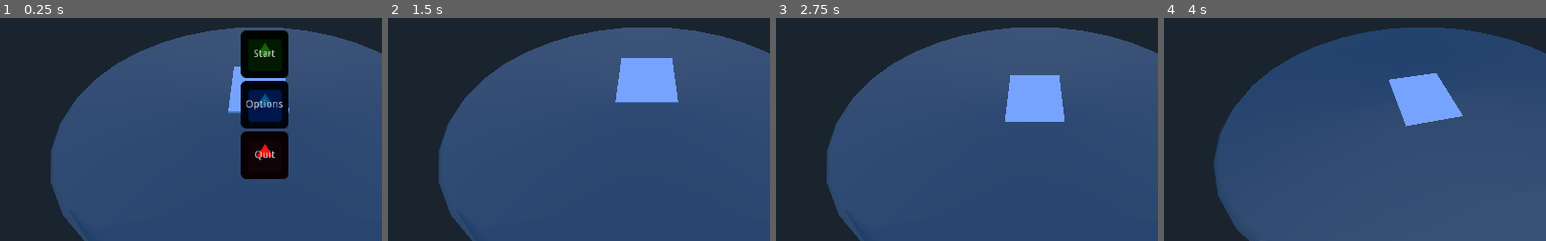
Above: before the commit, frames 1-4 (left to right).
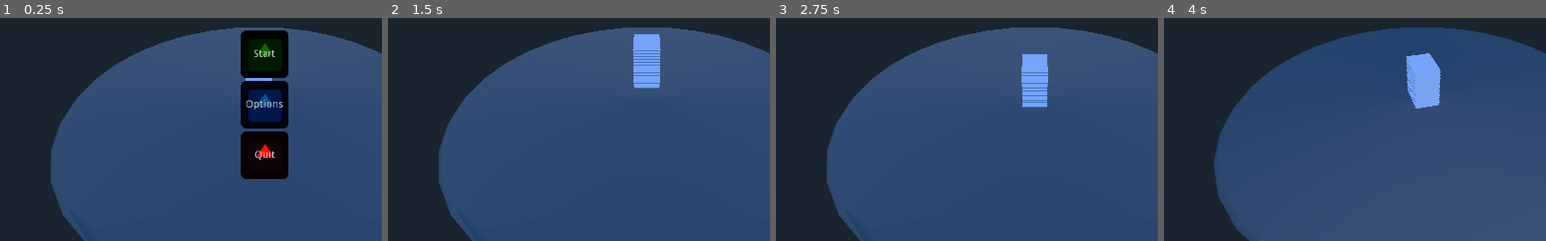
Above: after the commit, the same moments.

Repository: The-Godot-Jamers/LD41-Godot
Game: Godot game, scene res://objects/main.tscn
Two runs of this game, one before a commit and one after it. Both use one fixed random seed, a clock stepped at 60 frames per second and the inputs below. The engine's default icon, where the game draws it, is replaced by a stand-in: a white triangle on a blue panel in a dark square.
Inputs (mouse positions are % of the whole screen's width and height, from its top left):
- Up to frame 1 (0.25 s): no input
- Up to frame 2 (1.5 s): click (51, 39) at 0.5 s; tap Enter (ui_accept) at 1.25 s; tap 1 (1) at 1.35 s
- Up to frame 3 (2.75 s): tap Enter (ui_accept) at 1.52, 2.27 s; tap 1 (1) at 2.1 s
- Up to frame 4 (4 s): tap Enter (ui_accept) at 2.75, 3.77 s; hold Left (cam_rotate_left) 2.78-3.53 s; tap 1 (1) at 3.05, 3.8 s; tap Right (cam_rotate_right) at 3.6 s
The pictures show only the part of the screen within x 16-66%, y 31-81%; the shares and areas given below are measured in that part.

The runs differ from the first frame. In frame 1, 0.6% of the frame differs, in the area x 59-76%, y 21-43%; in frame 2, 3.0%, in the area x 59-76%, y 7-39%; in frame 3, 2.9%; in frame 4, 2.8%.

Commit message:
recorrect card

Diff:
--- a/3d.tscn
+++ b/3d.tscn
@@ -12,7 +12,7 @@
 
 radius = 6.89043
 
-[node name="3d" type="Node"]
+[node name="3d" type="Node" index="0"]
 
 script = ExtResource( 1 )
 
--- a/objects/card.gd
+++ b/objects/card.gd
@@ -10,9 +10,9 @@
 	pass
 
 func flip():
-	$AnimationPlayer.play("flip")
+	$MeshInstance/AnimationPlayer.play("flip")
 func flip_back():
-	$AnimationPlayer.play("flip back")
+	$MeshInstance/AnimationPlayer.play("flip back")
 
 
 func mouse_over():
--- a/objects/card.tscn
+++ b/objects/card.tscn
@@ -79,16 +79,19 @@
 	}
 }"
 
-[sub_resource type="ShaderMaterial" id=7]
+[sub_resource type="ShaderMaterial" id=4]
 
 render_priority = 0
-shader = SubResource( 6 )
+shader = SubResource( 3 )
 shader_param/mouse_over = false
 _sections_unfolded = [ "shader_param" ]
 
-[sub_resource type="Animation" id=3]
-
-resource_name = "flip"
+[sub_resource type="ConvexPolygonShape" id=5]
+
+points = PoolVector3Array( -1, 0.0249939, 1.5, 1, 0.0249939, -1.5, 1, 0.0249939, 1.5, -1, 0.0249939, -1.5, -1, -0.0249939, 1.5, 1, -0.0249939, -1.5, 1, -0.0249939, 1.5, -1, -0.0249939, -1.5, 1, 0.0249939, 1.5, -1, 0.0249939, -1.5, 1, 0.0249939, -1.5, -1, 0.0249939, 1.5, 1, -0.0249939, 1.5, -1, -0.0249939, -1.5, 1, -0.0249939, -1.5, -1, -0.0249939, 1.5, 1, 0.0249939, 1.5, -1, -0.0249939, 1.5, -1, 0.0249939, 1.5, 1, -0.0249939, 1.5, 1, 0.0249939, -1.5, -1, -0.0249939, -1.5, -1, 0.0249939, -1.5, 1, -0.0249939, -1.5 )
+
+[sub_resource type="Animation" id=6]
+
 length = 2.0
 loop = false
 step = 0.1
@@ -105,7 +108,7 @@
 "values": [ Vector3( 0, 0, 0 ), Vector3( 0, 0.8, 0 ), Vector3( 0, 0.8, 0 ), Vector3( 0, 0.8, 0 ), Vector3( 0, 0, 0 ) ]
 }
 tracks/1/type = "value"
-tracks/1/path = NodePath(".:transform")
+tracks/1/path = NodePath(".:rotation_degrees")
 tracks/1/interp = 1
 tracks/1/loop_wrap = true
 tracks/1/imported = false
@@ -114,41 +117,16 @@
 "times": PoolRealArray( 0, 0.5, 1, 1.5, 2 ),
 "transitions": PoolRealArray( 1, 1, 1, 1, 1 ),
 "update": 0,
-"values": [ Transform( 1, 0, 0, 0, 1, 0, 0, 0, 1, 0, 0, 0 ), Transform( 1, 0, 0, 0, 1, 0, 0, 0, 1, 0, 0.8, 0 ), Transform( -4.37114e-08, -1, 0, 1, -4.37114e-08, 0, 0, 0, 1, 0, 0.8, 0 ), Transform( -1, 8.74228e-08, 0, -8.74228e-08, -1, 0, 0, 0, 1, 0, 0.8, 0 ), Transform( -1, 8.74228e-08, 0, -8.74228e-08, -1, 0, 0, 0, 1, 0, 0, 0 ) ]
-}
-tracks/2/type = "value"
-tracks/2/path = NodePath(".:rotation_degrees")
-tracks/2/interp = 1
-tracks/2/loop_wrap = true
-tracks/2/imported = false
-tracks/2/enabled = true
-tracks/2/keys = {
-"times": PoolRealArray( 0, 0.5, 1, 1.5, 2 ),
-"transitions": PoolRealArray( 1, 1, 1, 1, 1 ),
-"update": 0,
 "values": [ Vector3( 0, 0, 0 ), Vector3( 0, 0, 0 ), Vector3( 0, 0, 90 ), Vector3( 0, 0, 180 ), Vector3( 0, 0, 180 ) ]
 }
-tracks/3/type = "value"
-tracks/3/path = NodePath(".:scale")
-tracks/3/interp = 1
-tracks/3/loop_wrap = true
-tracks/3/imported = false
-tracks/3/enabled = true
-tracks/3/keys = {
-"times": PoolRealArray( 0, 0.5, 1, 1.5, 2 ),
-"transitions": PoolRealArray( 1, 1, 1, 1, 1 ),
-"update": 0,
-"values": [ Vector3( 1, 1, 1 ), Vector3( 1, 1, 1 ), Vector3( 1, 1, 1 ), Vector3( 1, 1, 1 ), Vector3( 1, 1, 1 ) ]
-}
-
-[sub_resource type="Animation" id=4]
-
-resource_name = "flip back"
+
+[sub_resource type="Animation" id=7]
+
 length = 2.0
 loop = false
 step = 0.1
 tracks/0/type = "value"
-tracks/0/path = NodePath(".:transform")
+tracks/0/path = NodePath(".:translation")
 tracks/0/interp = 1
 tracks/0/loop_wrap = true
 tracks/0/imported = false
@@ -157,10 +135,10 @@
 "times": PoolRealArray( 0, 0.5, 1, 1.5, 2 ),
 "transitions": PoolRealArray( 1, 1, 1, 1, 1 ),
 "update": 0,
-"values": [ Transform( -1, 8.74228e-08, 0, -8.74228e-08, -1, 0, 0, 0, 1, 0, 0, 0 ), Transform( -1, 8.74228e-08, 0, -8.74228e-08, -1, 0, 0, 0, 1, 0, 0.8, 0 ), Transform( -4.37114e-08, -1, 0, 1, -4.37114e-08, 0, 0, 0, 1, 0, 0.8, 0 ), Transform( 1, 0, 0, 0, 1, 0, 0, 0, 1, 0, 0.8, 0 ), Transform( 1, 0, 0, 0, 1, 0, 0, 0, 1, 0, 0, 0 ) ]
+"values": [ Vector3( 0, 0, 0 ), Vector3( 0, 0.8, 0 ), Vector3( 0, 0.8, 0 ), Vector3( 0, 0.8, 0 ), Vector3( 0, 0, 0 ) ]
 }
 tracks/1/type = "value"
-tracks/1/path = NodePath(".:translation")
+tracks/1/path = NodePath(".:rotation_degrees")
 tracks/1/interp = 1
 tracks/1/loop_wrap = true
 tracks/1/imported = false
@@ -169,36 +147,8 @@
 "times": PoolRealArray( 0, 0.5, 1, 1.5, 2 ),
 "transitions": PoolRealArray( 1, 1, 1, 1, 1 ),
 "update": 0,
-"values": [ Vector3( 0, 0, 0 ), Vector3( 0, 0.8, 0 ), Vector3( 0, 0.8, 0 ), Vector3( 0, 0.8, 0 ), Vector3( 0, 0, 0 ) ]
-}
-tracks/2/type = "value"
-tracks/2/path = NodePath(".:rotation_degrees")
-tracks/2/interp = 1
-tracks/2/loop_wrap = true
-tracks/2/imported = false
-tracks/2/enabled = true
-tracks/2/keys = {
-"times": PoolRealArray( 0, 0.5, 1, 1.5, 2 ),
-"transitions": PoolRealArray( 1, 1, 1, 1, 1 ),
-"update": 0,
 "values": [ Vector3( 0, 0, 180 ), Vector3( 0, 0, 180 ), Vector3( 0, 0, 90 ), Vector3( 0, 0, 0 ), Vector3( 0, 0, 0 ) ]
 }
-tracks/3/type = "value"
-tracks/3/path = NodePath(".:scale")
-tracks/3/interp = 1
-tracks/3/loop_wrap = true
-tracks/3/imported = false
-tracks/3/enabled = true
-tracks/3/keys = {
-"times": PoolRealArray( 0, 0.5, 1, 1.5, 2 ),
-"transitions": PoolRealArray( 1, 1, 1, 1, 1 ),
-"update": 0,
-"values": [ Vector3( 1, 1, 1 ), Vector3( 1, 1, 1 ), Vector3( 1, 1, 1 ), Vector3( 1, 1, 1 ), Vector3( 1, 1, 1 ) ]
-}
-
-[sub_resource type="ConvexPolygonShape" id=5]
-
-points = PoolVector3Array( -1, 0.0249939, 1.5, 1, 0.0249939, -1.5, 1, 0.0249939, 1.5, -1, 0.0249939, -1.5, -1, -0.0249939, 1.5, 1, -0.0249939, -1.5, 1, -0.0249939, 1.5, -1, -0.0249939, -1.5, 1, 0.0249939, 1.5, -1, 0.0249939, -1.5, 1, 0.0249939, -1.5, -1, 0.0249939, 1.5, 1, -0.0249939, 1.5, -1, -0.0249939, -1.5, 1, -0.0249939, -1.5, -1, -0.0249939, 1.5, 1, 0.0249939, 1.5, -1, -0.0249939, 1.5, -1, 0.0249939, 1.5, 1, -0.0249939, 1.5, 1, 0.0249939, -1.5, -1, -0.0249939, -1.5, -1, 0.0249939, -1.5, 1, -0.0249939, -1.5 )
 
 [node name="card" type="Spatial"]
 
@@ -207,6 +157,7 @@
 
 [node name="MeshInstance" type="MeshInstance" parent="." index="0"]
 
+transform = Transform( -0.439086, 1.43072e-07, 0, -1.43072e-07, -0.439086, 0, 0, 0, 0.439086, 0, 0, 0 )
 layers = 1
 material_override = null
 cast_shadow = 1
@@ -253,19 +204,9 @@
 region_rect = Rect2( 0, 0, 0, 0 )
 _sections_unfolded = [ "Transform" ]
 
-[node name="AnimationPlayer" type="AnimationPlayer" parent="." index="1"]
-
-root_node = NodePath("..")
-autoplay = ""
-playback_process_mode = 1
-playback_default_blend_time = 0.0
-playback_speed = 1.0
-anims/flip = SubResource( 3 )
-"anims/flip back" = SubResource( 4 )
-blend_times = [  ]
-
-[node name="Area" type="Area" parent="." index="2"]
-
+[node name="Area" type="Area" parent="MeshInstance" index="1"]
+
+editor/display_folded = true
 input_ray_pickable = false
 input_capture_on_drag = false
 space_override = 0
@@ -287,7 +228,18 @@
 reverb_bus_amount = 0.0
 reverb_bus_uniformity = 0.0
 
-[node name="CollisionShape" type="CollisionShape" parent="Area" index="0"]
+[node name="CollisionShape" type="CollisionShape" parent="MeshInstance/Area" index="0"]
 
 shape = SubResource( 5 )
 disabled = false
+
+[node name="AnimationPlayer" type="AnimationPlayer" parent="MeshInstance" index="2"]
+
+root_node = NodePath("..")
+autoplay = ""
+playback_process_mode = 1
+playback_default_blend_time = 0.0
+playback_speed = 1.0
+anims/flip = SubResource( 6 )
+"anims/flip back" = SubResource( 7 )
+blend_times = [  ]
Not shown, changed: models/godot-game-jammers.dae.import
Not shown, changed: models/roundtable.obj.import
Not shown: 2 places in objects/card.tscn that only renumber resources
